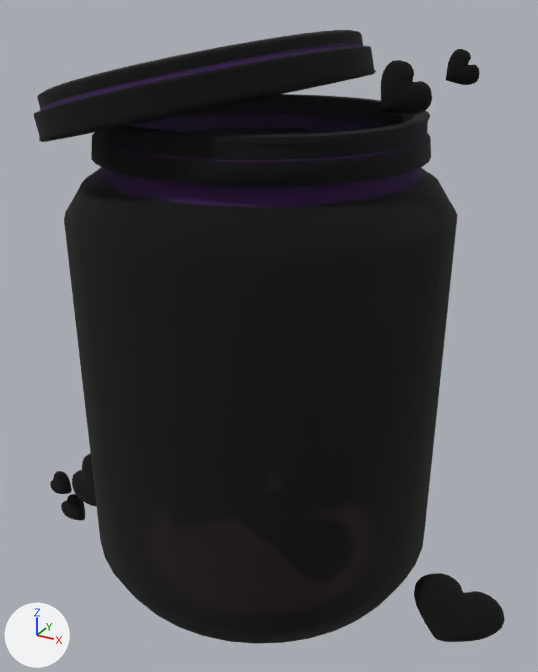
The glTF model heart_can.glb, before and after one commit.
One viewpoint serves both versions: a 50 mm camera at (2.15, -3.8, 3.68) aimed at (-0.02, 0.15, 1.7). The lights are fixed; the arrows at lower left show +X, +Y and +Z. The picture after the commit comes second. Where no turn or scale is listed for an object, it has been applied to the vertices.
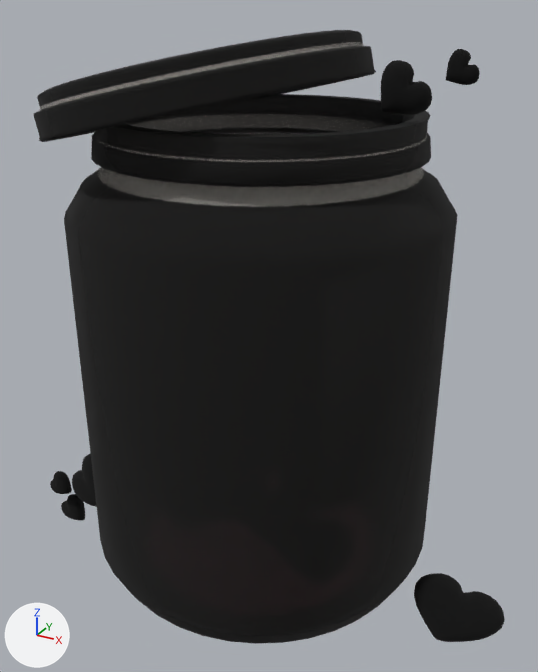
The change, as a diff of the scene's bpy script:
```diff
--- a/heart_can.glb.py
+++ b/heart_can.glb.py
@@ mat_lambert4sg @@
 mat_lambert4sg = principled_material('lambert4SG')
-mat_lambert4sg.base_color = (0.473, 0.095, 1.0)  # purple #b757ff
+mat_lambert4sg.base_color = (1.0, 0.95, 0.88)  # white #fff9f1
 mat_lambert4sg.roughness = 1.0
-mat_lambert4sg.alpha = 0.0624
+mat_lambert4sg.alpha = 0.2
```

Pixel boxes [x1, y1, x2, y2] of what changed, in the pictures (538 x 672 px):
'Object_8', recoloured, surface changed
    both: [39, 42, 427, 207]
